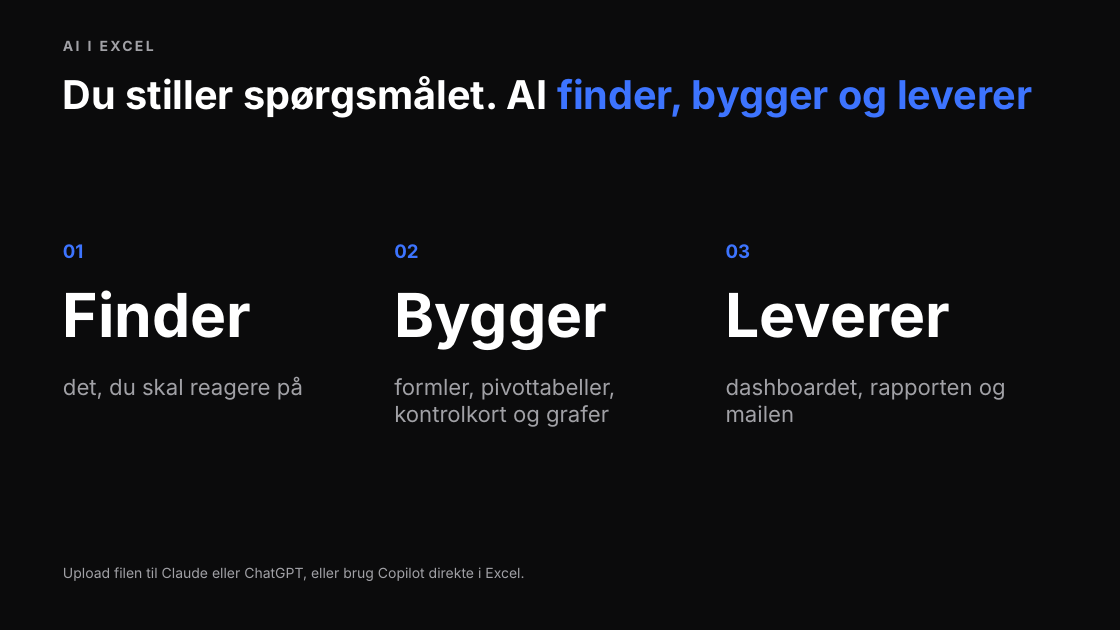
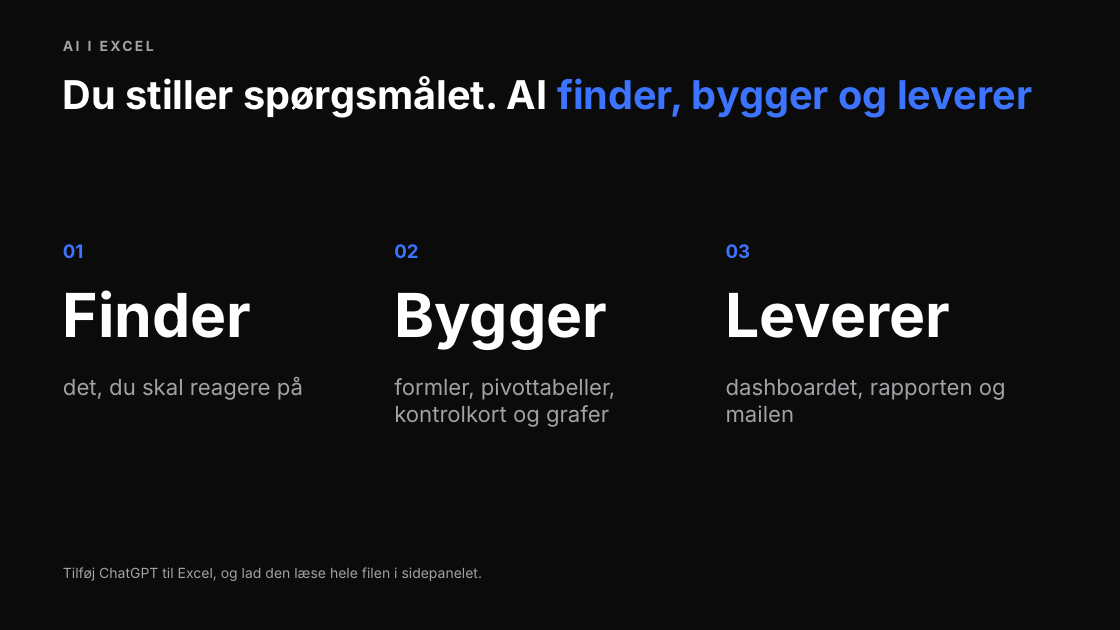
Before and after one commit to andr8769-ui/ucl-ai-undervisning, a slide deck: slide 23 of private/proces/praesentation.pptx. Drawn at 1120x630 pixels with LibreOffice and Linux fonts; fonts in the diff are those of the drawing. Boxes give left, top, right and bottom in pixels: in the first picture for what was removed or moved away, otherwise in the second. Text is boxed around its words. In the diff, an @@ line names an element or a change of style, - is before the commit and + after.

```diff
--- a/private/proces/praesentation.pptx
+++ b/private/proces/praesentation.pptx
@@ text at [63,567,483,581]: text changed @@
-Upload filen til Claude eller ChatGPT, eller brug Copilot direkte i Excel.
+Tilføj ChatGPT til Excel, og lad den læse hele filen i sidepanelet.
```
Also in this commit, not shown: 9 slides removed, 41 other files.
